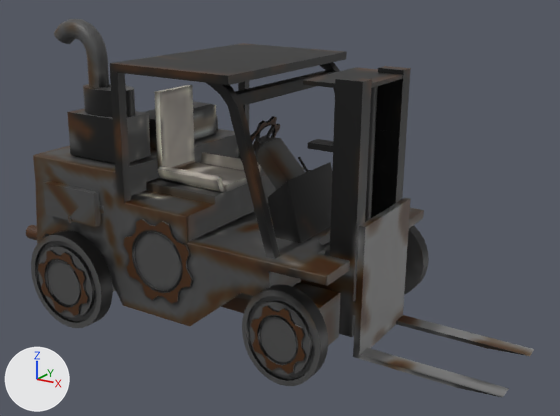
An edit to the Blender file Models/GroupD/Factory Kit/Miscellanious/FM-010 Forklift_Blockout1.blend, drawn before and after from the same camera.
Both versions are drawn from a camera (50 mm lens) standing at (6.92, -5.69, 4.17) and looking at (2.4, 1.59, 1.46). The axes (+X, +Y, +Z) are drawn at lower left. The lights are the same throughout.

Before the edit, the objects in view are built like this:
```python
me_cylinder_001 = bpy.data.meshes.new('Cylinder.001')
me_cylinder_001.from_pydata(...)  # 8668 vertices, 7455 faces, 1 loose edge; spans x -4.4..11.7, y -5.4..3.4, z -1.3..6.3
me_cylinder_001.polygons.foreach_set('use_smooth', [True] * 7455)
me_cylinder_001.materials.append(mat_material)  # picture img_metallic
ob_cylinder_003 = bpy.data.objects.new('Cylinder.003', me_cylinder_001)
ob_cylinder_003.location = (0.664, 2.534, 2.209)
ob_cylinder_003.rotation_euler = (1.571, 0.0134, 0.0)  # degrees (90, 0.8, 0)
ob_cylinder_003.scale = (0.397, 0.397, 0.397)
```
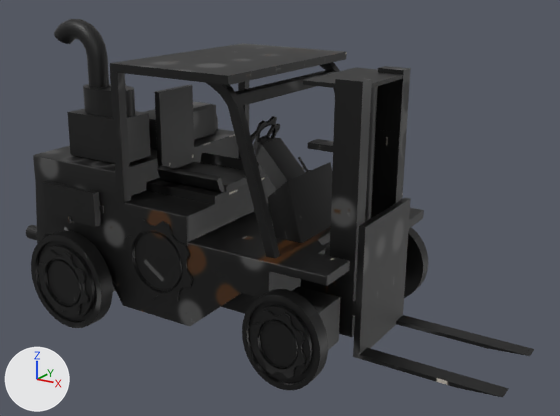
The newer file is also rescaled (x0.75), turned or shifted as a whole; pictures and numbers use the older file's frame.

Location of each change, (x1, y1, x2, y2) in pixels of the pictures (560 x 416 px; the box of a moved part takes in the faces that stretch with it):
part 1 of me_cylinder_001, moved or reshaped
    before: (292, 282, 340, 346)
    after: (292, 286, 340, 350)
part 2 of me_cylinder_001, moved or reshaped
    before: (242, 225, 429, 386)
    after: (242, 227, 428, 390)
part 3 of me_cylinder_001, cut back
    before: (90, 84, 266, 177)
    after: (54, 25, 74, 44)
part 4 of me_cylinder_001, built on
    after: (26, 225, 37, 240)
part 5 of me_cylinder_001, surface changed
    both: (26, 19, 534, 397)

What changed in the scene script:
```text
Change me_cylinder_001:
    used by ob_cylinder_003; location = (0.664, 2.534, 2.209); rotation_euler = (1.571, 0.0134, 0.0), in degrees (90, 0.8, 0); scale = (0.397, 0.397, 0.397)
    remove me_cylinder_001.from_pydata(...)  # 8668 vertices, 7455 faces, 1 loose edge; spans x -4.4..11.7, y -5.4..3.4, z -1.3..6.3
    add me_cylinder_001.from_pydata(...)  # 8363 vertices, 7197 faces, 1 loose edge; spans x -4.4..11.7, y -5.4..3.4, z -1.3..6.3
    me_cylinder_001 part 1: the loose piece of 8 vertices spanning x 6.0..7.3, y -4.4..-3.1, z 4.1..5.4 is moved by (0.0, -0.1, 0.0)
    me_cylinder_001 part 2: 172 vertices moved from x 5.2..7.5, y -4.9..-0.7, z -1.0..6.0 to x 5.2..7.5, y -5.1..-0.7, z -1.0..6.0; 789 vertices removed from x 5.1..7.8, y -5.2..-0.7, z -1.0..6.0; 534 vertices added at x 5.4..7.8, y -5.3..-2.7, z -1.0..6.0
    me_cylinder_001 part 3: 4 vertices moved within x -2.0..1.3, y -1.1..3.0, z 0.6..4.3; 178 vertices removed from x -0.5..1.3, y -1.1..1.5, z 0.6..5.0; 64 vertices added at x -2.0..-1.5, y 2.7..3.2, z 4.2..4.7
    me_cylinder_001 part 4: 1 vertex moved within x -4.4, y -3.6, z 4.0; 64 vertices added at x -4.4..-3.9, y -4.0..-3.6, z 3.9..4.3
    me_cylinder_001 part 5: 6025 kept faces spanning x -4.4..11.7, y -5.4..3.4, z -1.3..6.3 get new texture (UV) coordinates
```
